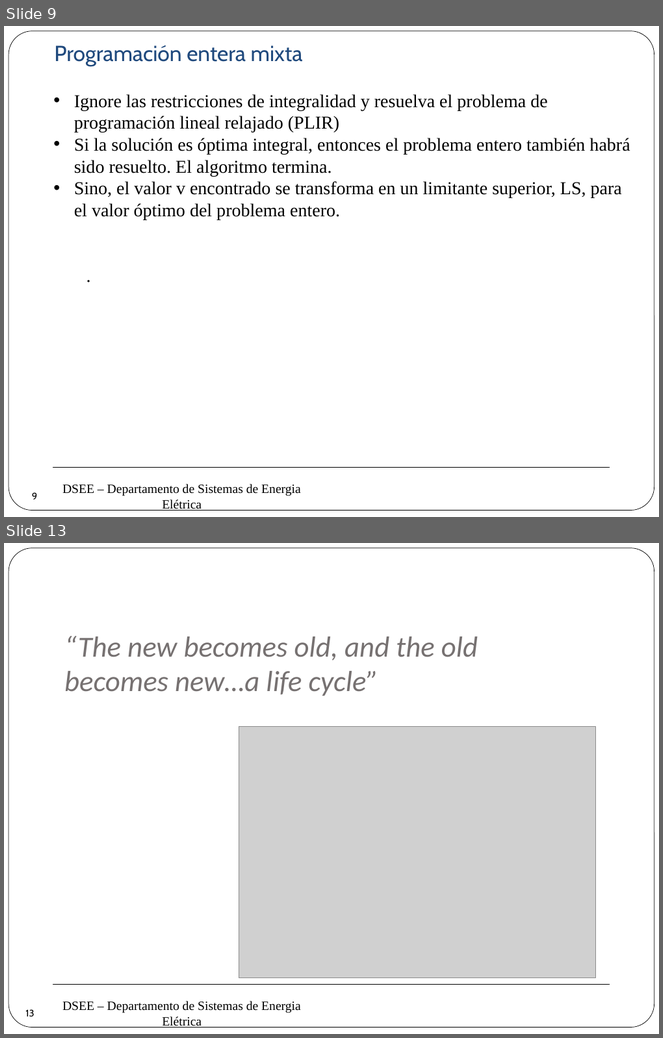
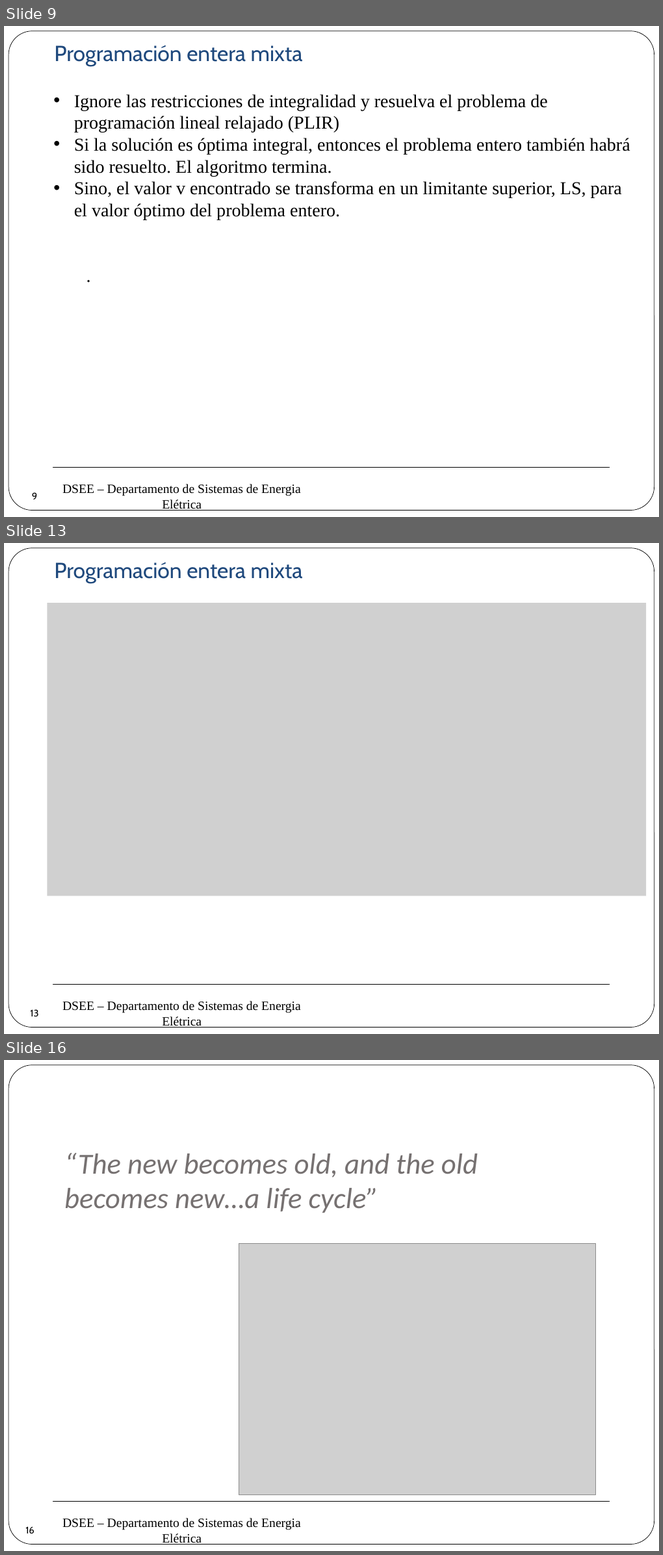
Before and after one commit to erikfilias/Power-Systems-Optimization-using-Julia-Language, a slide deck: 1. Lectures/Introducción a la Optimización aplicada a Sistemas de Energía Eléctrica/Dia 1/4. Programación Lineal (2).pptx. Shown one above the other, each under a label of ours: slides 9 and 13 before the commit, slides 9, 13 and 16 after it; the slides between them are not shown. The pictures are 663x1038 and 663x1555 pixels, drawn with LibreOffice and Linux fonts; fonts in the diff are those of the drawing; grey boxes stand for pictures; background and template pictures are left out. Boxes give left, top, right and bottom in pixels: in the first picture for what was removed or moved away, otherwise in the second. Text is boxed around its words. In the diff, an @@ line names an element or a change of style, - is before the commit and + after.

```diff
--- a/1. Lectures/Introducción a la Optimización aplicada a Sistemas de Energía Eléctrica/Dia 1/4. Programación Lineal (2).pptx
+++ b/1. Lectures/Introducción a la Optimización aplicada a Sistemas de Energía Eléctrica/Dia 1/4. Programación Lineal (2).pptx
@@ slide 13 added at box(4, 543, 659, 1034), background #FFFFFF; not listed: 3 template elements that a slide beside it also shows @@
@@ text added at box(54, 562, 303, 583), 24 pt, text #1F497D @@
+Programación entera mixta
@@ picture added at box(48, 603, 647, 897) @@
@@ page number added at box(22, 1001, 48, 1026), 10.5 pt, text #000000 @@
+13
@@ what was slide 13 is now slide 16 @@
@@ page number at box(25, 1527, 34, 1534): text changed @@
-13
+16
```
Also in this commit, not shown: 3 slides changed, 2 other slides added.
